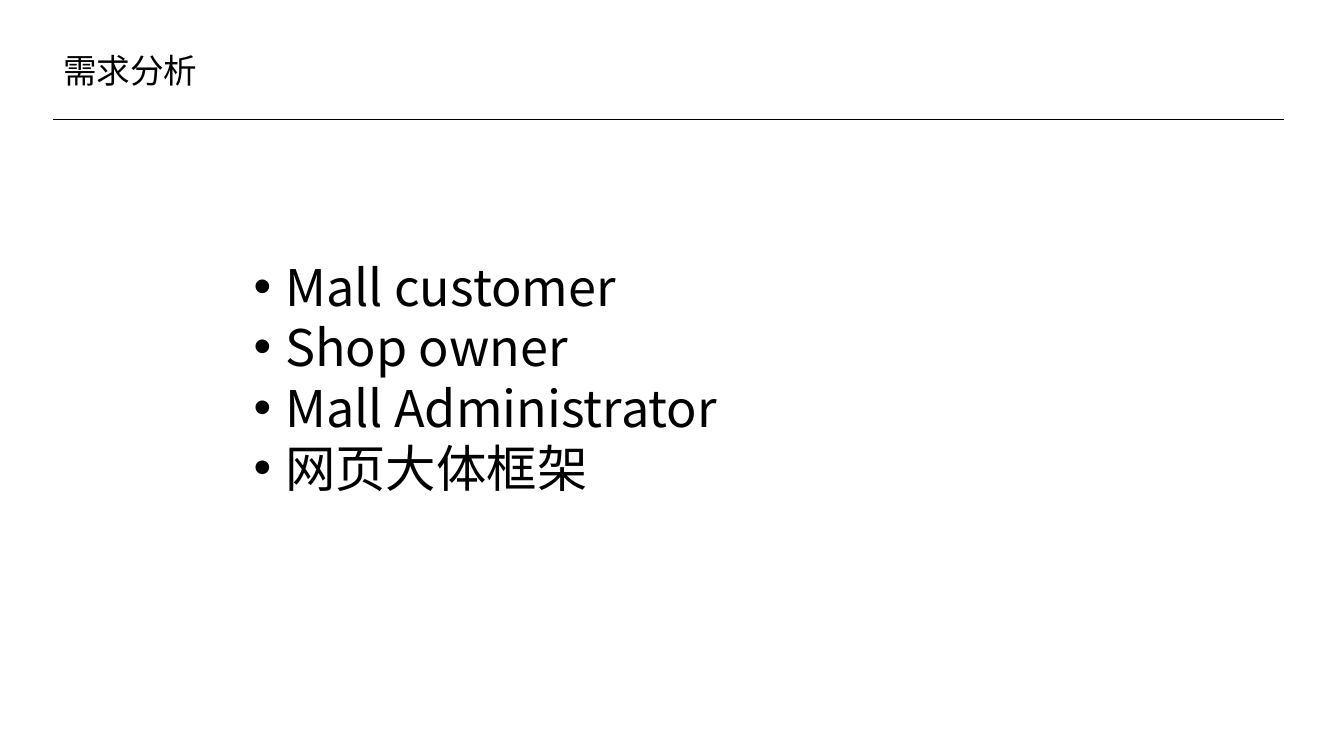
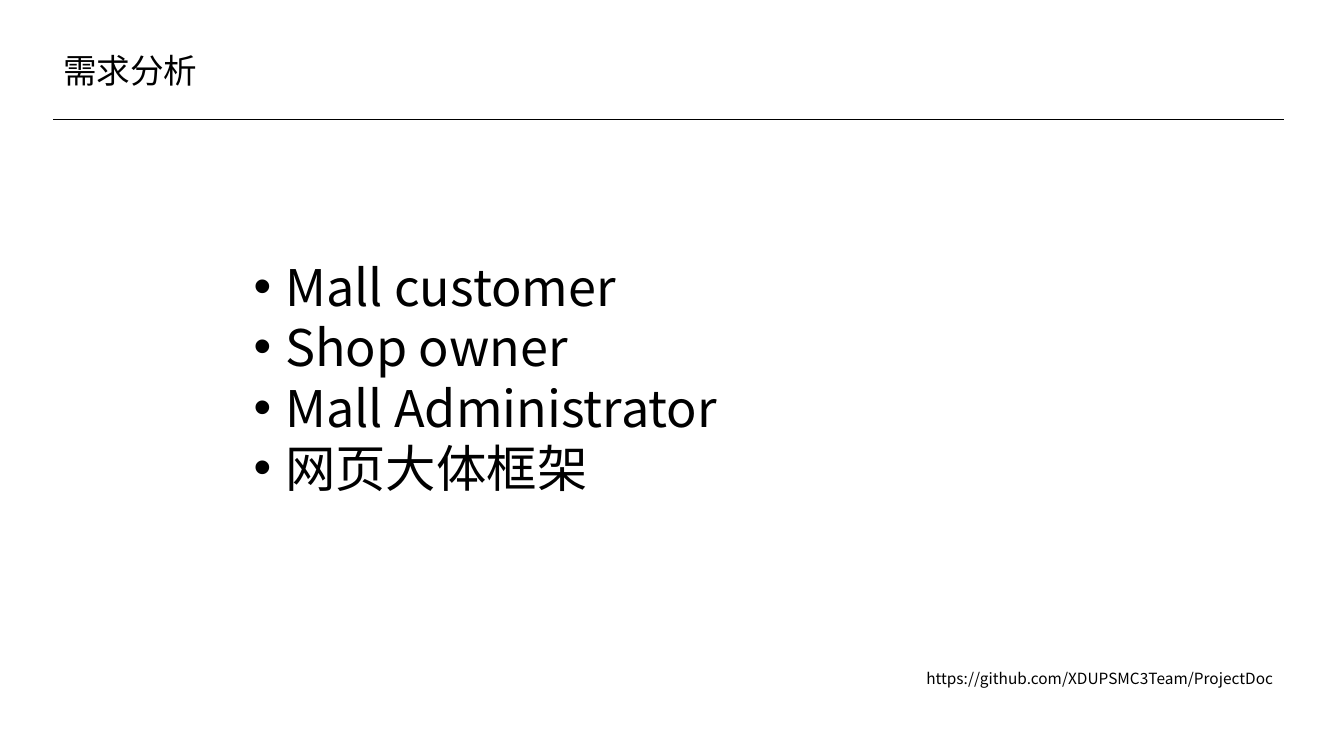
Before and after one commit to XDUPSMC3Team/ProjectDoc, a slide deck: slide 1 of 第一次需求大会以及定下技术栈.pptx. Drawn at 1344x756 pixels with LibreOffice and Linux fonts; fonts in the diff are those of the drawing. Boxes give left, top, right and bottom in pixels: in the first picture for what was removed or moved away, otherwise in the second. Text is boxed around its words. In the diff, an @@ line names an element or a change of style, - is before the commit and + after.

```diff
--- a/第一次需求大会以及定下技术栈.pptx
+++ b/第一次需求大会以及定下技术栈.pptx
@@ text added at [926, 671, 1273, 688], 11 pt, text #000000 @@
+https://github.com/XDUPSMC3Team/ProjectDoc
```
Also in this commit, not shown: 1 other slide changed.
